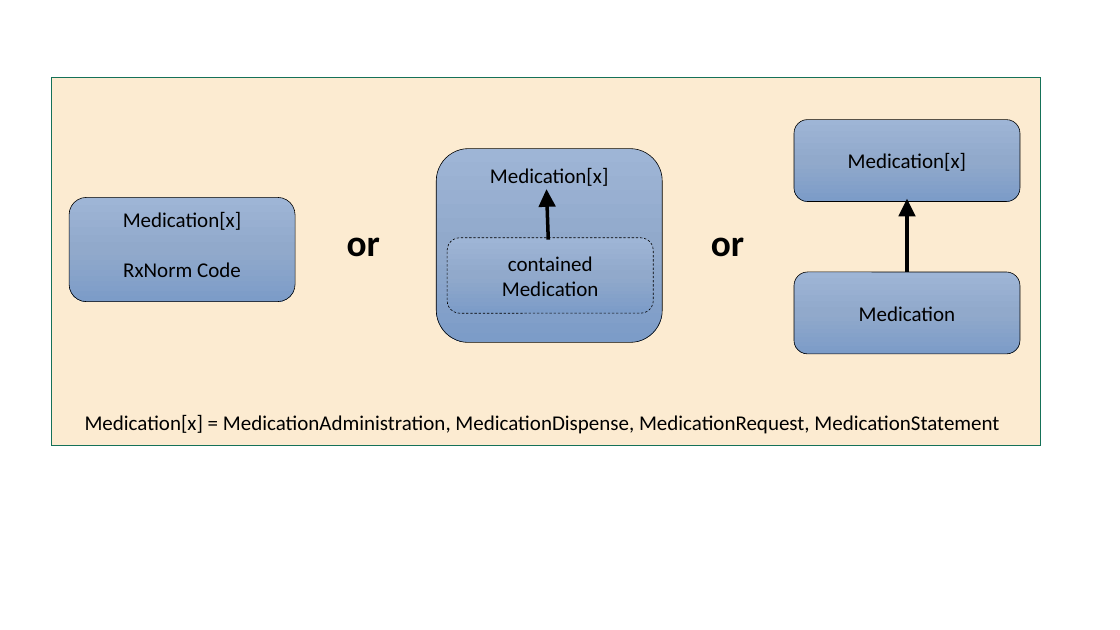
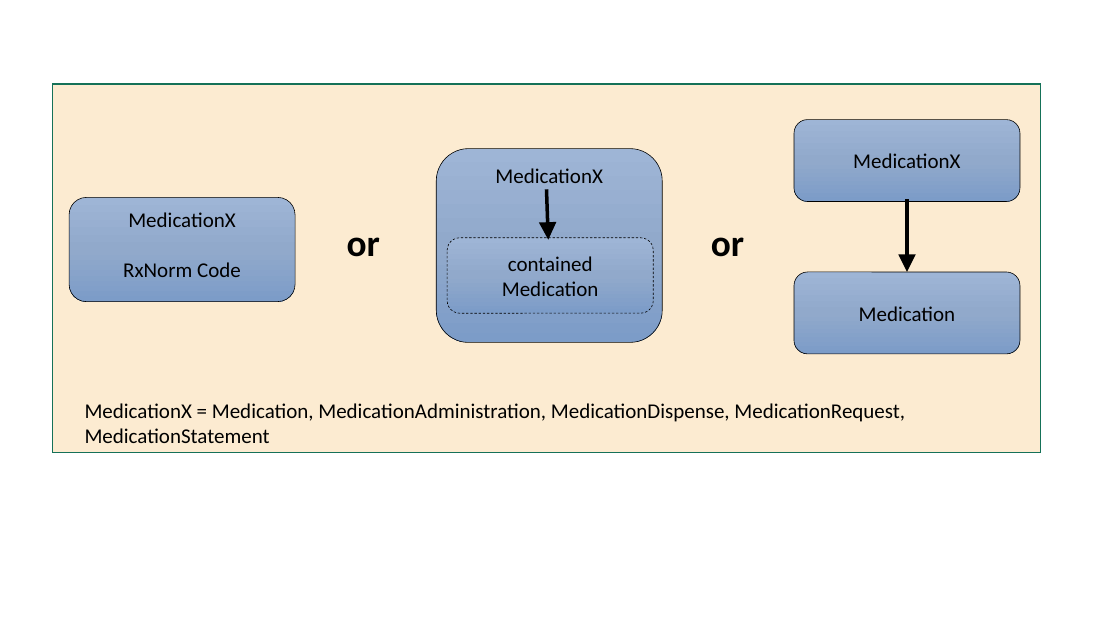
Before and after one commit to HL7/FHIR-ONC-Meds, a slide deck: slide 4 of Presentation1.pptx. Drawn at 1120x630 pixels with LibreOffice and Linux fonts; fonts in the diff are those of the drawing. Boxes give left, top, right and bottom in pixels: in the first picture for what was removed or moved away, otherwise in the second. Text is boxed around its words. In the diff, an @@ line names an element or a change of style, - is before the commit and + after.

```diff
--- a/Presentation1.pptx
+++ b/Presentation1.pptx
@@ rectangle: place and size @@
-rectangle at box(52, 77, 1041, 445)
+rectangle at box(52, 84, 1041, 452)
@@ text in rounded rectangle at box(495, 168, 602, 183): text changed @@
-Medication[x]
+MedicationX
@@ text in rounded rectangle at box(853, 153, 960, 168): text changed @@
-Medication[x]
+MedicationX
@@ arrow (549, 239) - (547, 189): arrowheads changed @@
@@ arrow (907, 272) - (907, 199): arrowheads changed @@
@@ text in rounded rectangle at box(128, 212, 235, 227): text changed @@
-Medication[x]
+MedicationX
@@ text at box(85, 403, 905, 443): text changed @@
-Medication[x] = MedicationAdministration, MedicationDispense, MedicationRequest, MedicationStatement
+MedicationX = Medication, MedicationAdministration, MedicationDispense, MedicationRequest, MedicationStatement
```
Also in this commit, not shown: 2 other slides changed, 5 other files.
